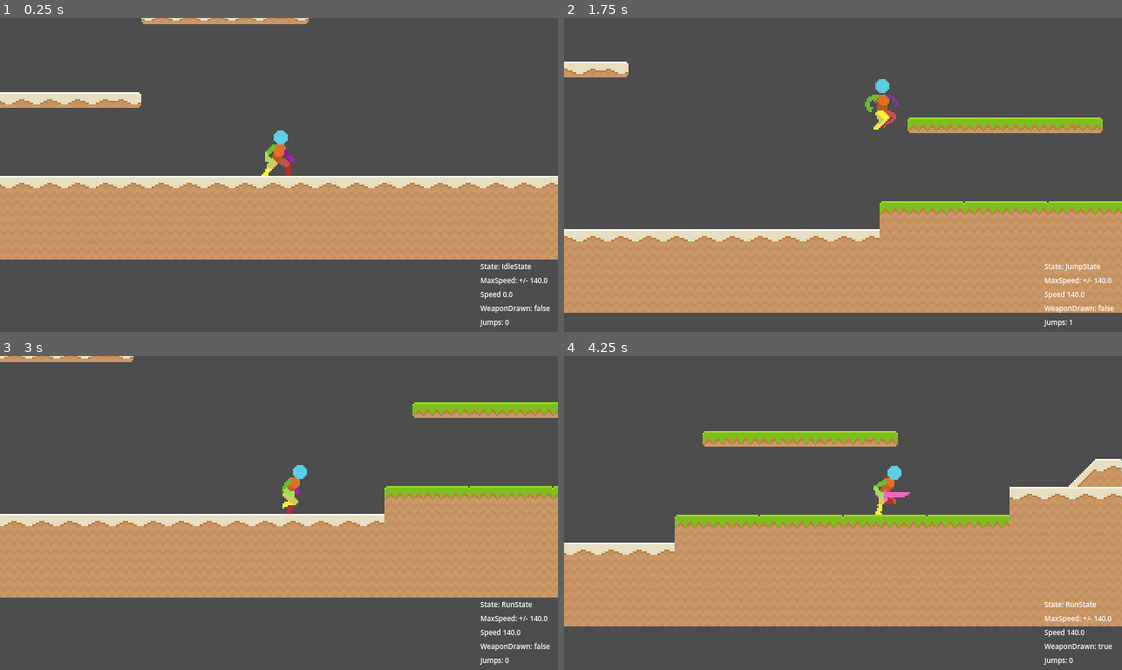
Above: before the commit, frames 1-4 (two rows, left to right).
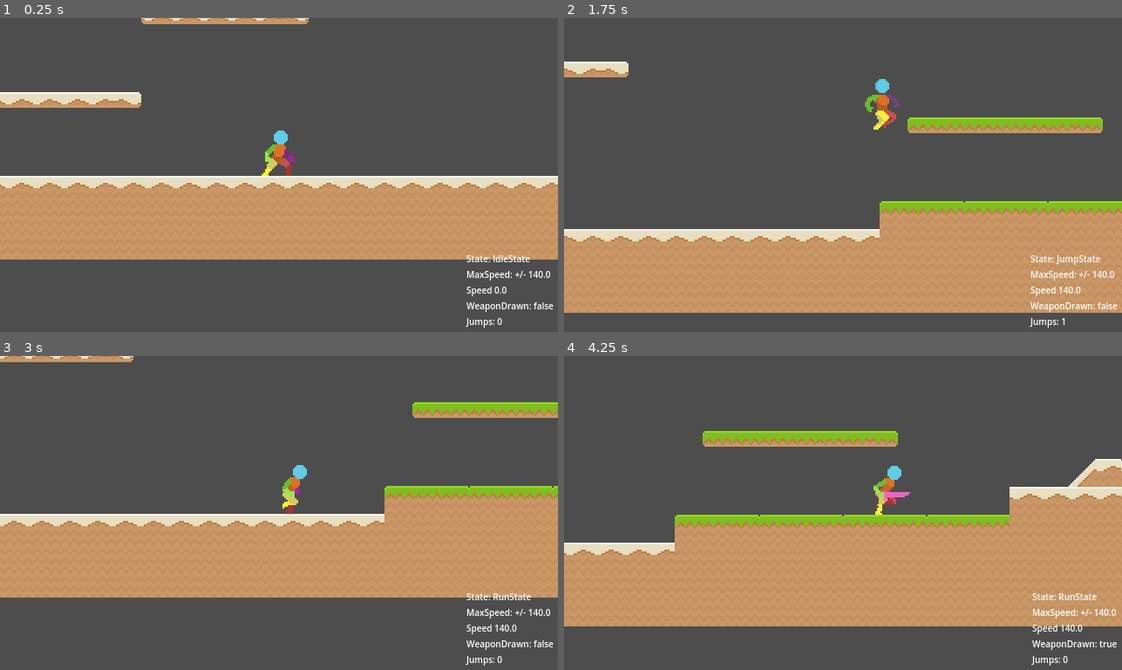
Above: after the commit, the same moments.

Repository: deanblackborough/godot-platformer
Game: Godot game, scene res://Scenes/Game.tscn
Two runs of this game, one before a commit and one after it. Both use one fixed random seed, a clock stepped at 60 frames per second and the inputs below.
Inputs:
- Up to frame 1 (0.25 s): no input
- Up to frame 2 (1.75 s): hold D (moveRight) from 0.53 s (still down); tap G (toggleWeapon) at 0.6, 1.35 s; tap Space (jump) at 0.77, 1.52 s
- Up to frame 3 (3 s): release D (moveRight) at 2.03 s; hold A (moveLeft) 2.03-2.78 s; tap G (toggleWeapon) at 2.1, 2.85 s; hold D (moveRight) from 2.78 s (still down)
- Up to frame 4 (4.25 s): keep holding D (moveRight); tap Space (jump) at 3.02, 3.77 s; tap G (toggleWeapon) at 3.6 s

The runs differ from the first frame. In frame 1, 1.0% of the frame differs, in the area x 83-100%, y 75-99%; in frame 2, 1.0%; in frame 3, 1.0%; in frame 4, 1.0%.

Commit message:
Adjusted font

Diff:
--- a/Scenes/Player.tscn
+++ b/Scenes/Player.tscn
@@ -475,25 +475,25 @@
 
 [node name="State" type="Label" parent="CanvasLayer/MarginContainer/VBoxContainer"]
 layout_mode = 2
-theme_override_font_sizes/font_size = 8
+theme_override_font_sizes/font_size = 10
 text = "State: "
 
 [node name="MaxSpeed" type="Label" parent="CanvasLayer/MarginContainer/VBoxContainer"]
 layout_mode = 2
-theme_override_font_sizes/font_size = 8
+theme_override_font_sizes/font_size = 10
 text = "Speed: "
 
 [node name="Speed" type="Label" parent="CanvasLayer/MarginContainer/VBoxContainer"]
 layout_mode = 2
-theme_override_font_sizes/font_size = 8
+theme_override_font_sizes/font_size = 10
 text = "Speed: "
 
 [node name="WeaponDrawn" type="Label" parent="CanvasLayer/MarginContainer/VBoxContainer"]
 layout_mode = 2
-theme_override_font_sizes/font_size = 8
+theme_override_font_sizes/font_size = 10
 text = "WeaponDrawn: "
 
 [node name="Jumps" type="Label" parent="CanvasLayer/MarginContainer/VBoxContainer"]
 layout_mode = 2
-theme_override_font_sizes/font_size = 8
+theme_override_font_sizes/font_size = 10
 text = "Jumps: "
